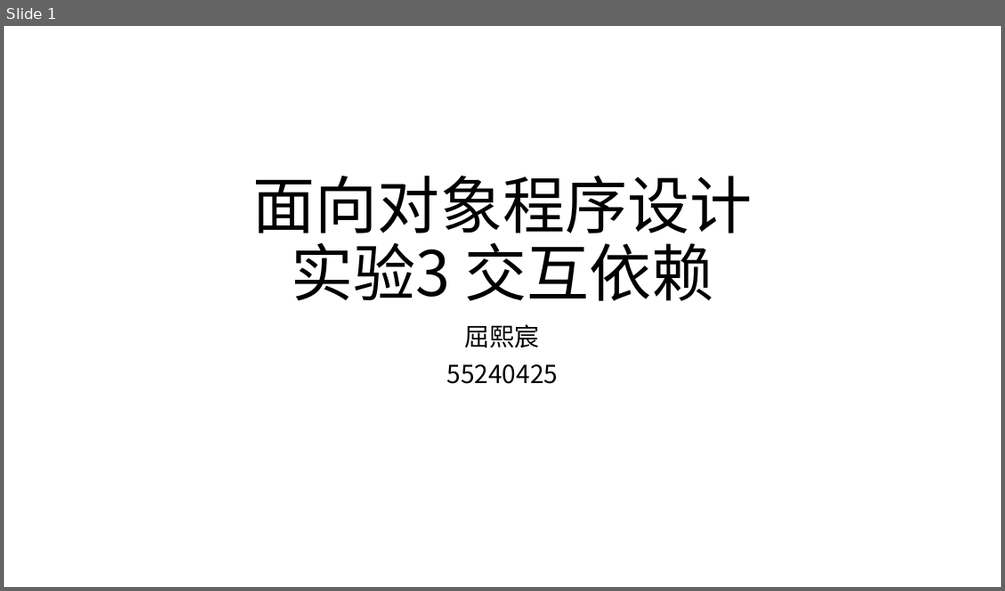
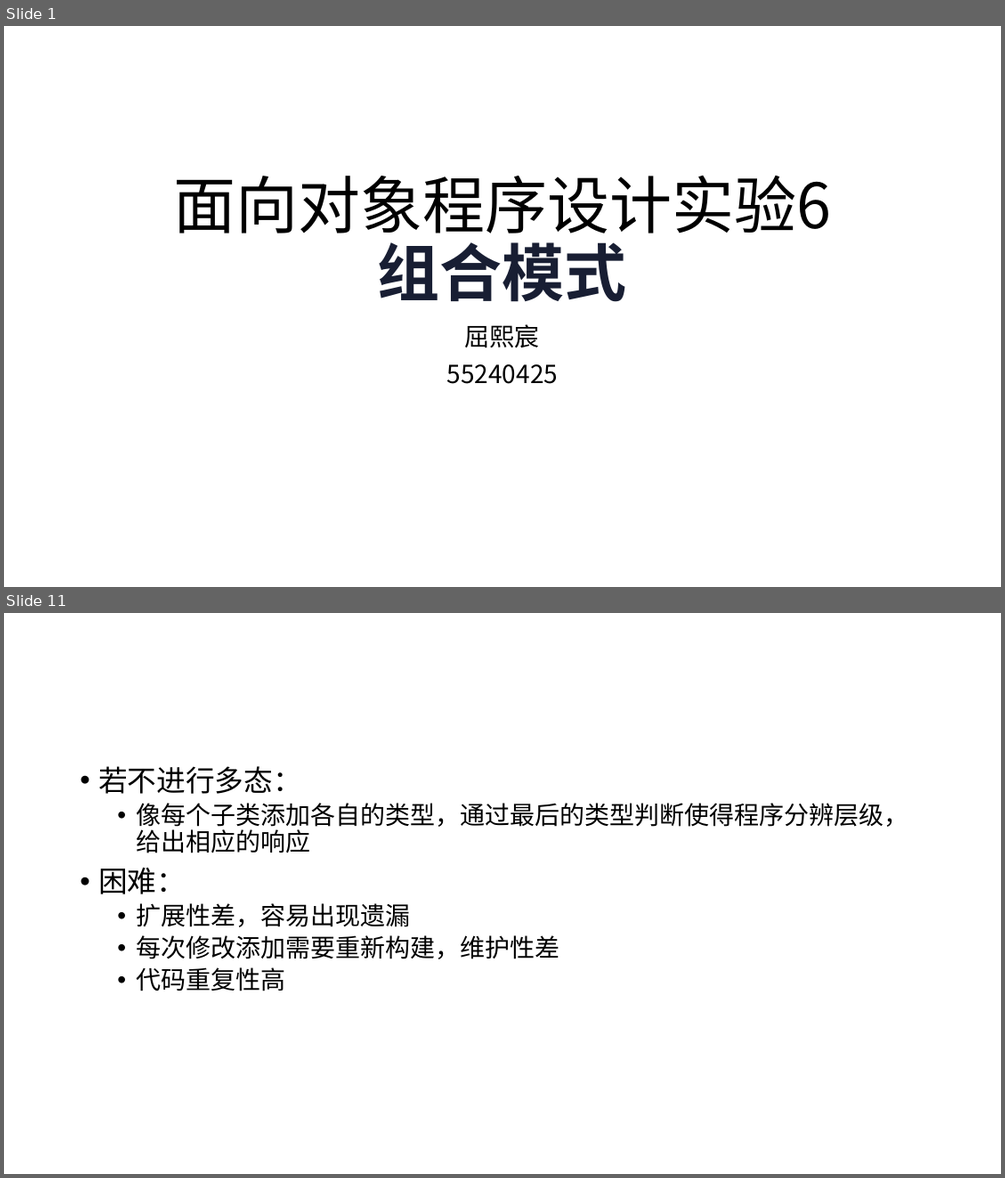
Before and after one commit to AshIgnis/JLU_OOP_Assignments, a slide deck: test03/lib/面向对象程序设计.pptx. Shown one above the other, each under a label of ours: slide 1 before the commit, slides 1 and 11 after it; the slides between them are not shown. The pictures are 1005x591 and 1005x1178 pixels, drawn with LibreOffice and Linux fonts; fonts in the diff are those of the drawing. Boxes give left, top, right and bottom in pixels: in the first picture for what was removed or moved away, otherwise in the second. Text is boxed around its words. In the diff, an @@ line names an element or a change of style, - is before the commit and + after.

```diff
--- a/test03/lib/面向对象程序设计.pptx
+++ b/test03/lib/面向对象程序设计.pptx
@@ slide 11 added at box(4, 613, 1001, 1174), background #FFFFFF @@
@@ text added at box(98, 766, 908, 991), 24 pt, text #000000 @@
+• 若不进行多态：
+  • 像每个子类添加各自的类型，通过最后的类型判断使得程序分辨层级，给出相应的响应
+• 困难：
+  • 扩展性差，容易出现遗漏
+  • 每次修改添加需要重新构建，维护性差
+  • 代码重复性高
@@ slide 1 changed as well @@
@@ title at box(174, 176, 832, 302): text changed @@
-面向对象程序设计
-实验3 交互依赖
+面向对象程序设计实验6
+组合模式
```
Also in this commit, not shown: 3 other slides changed, 8 other slides added, 10 slides removed, 47 other files.
